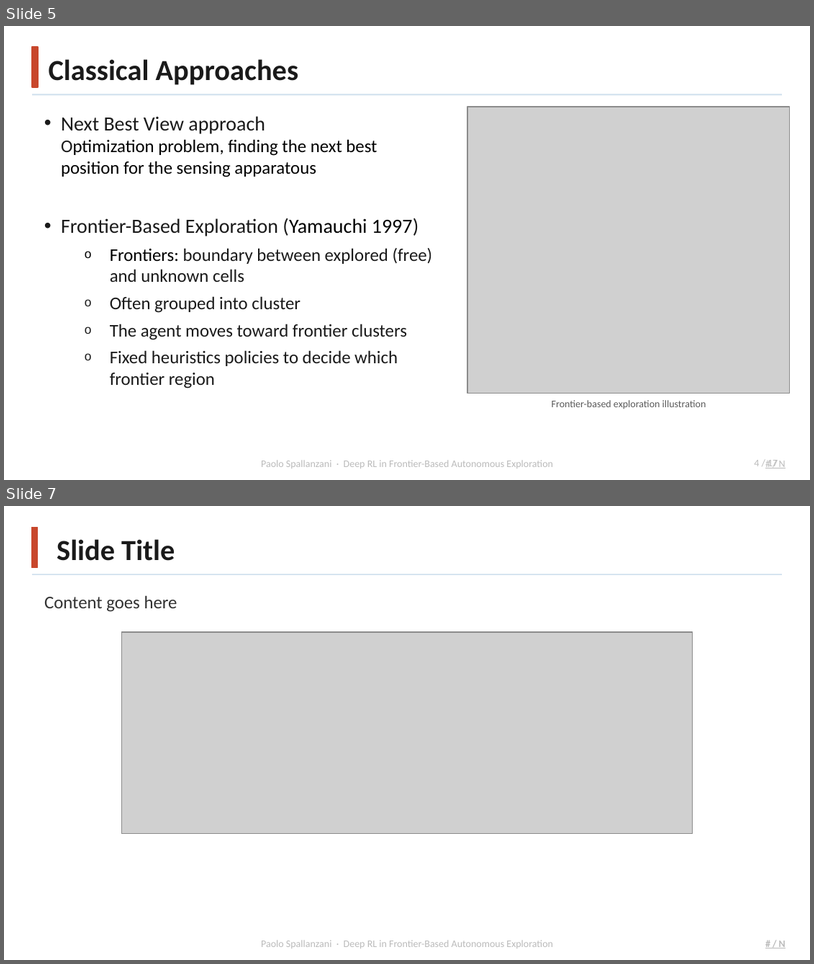
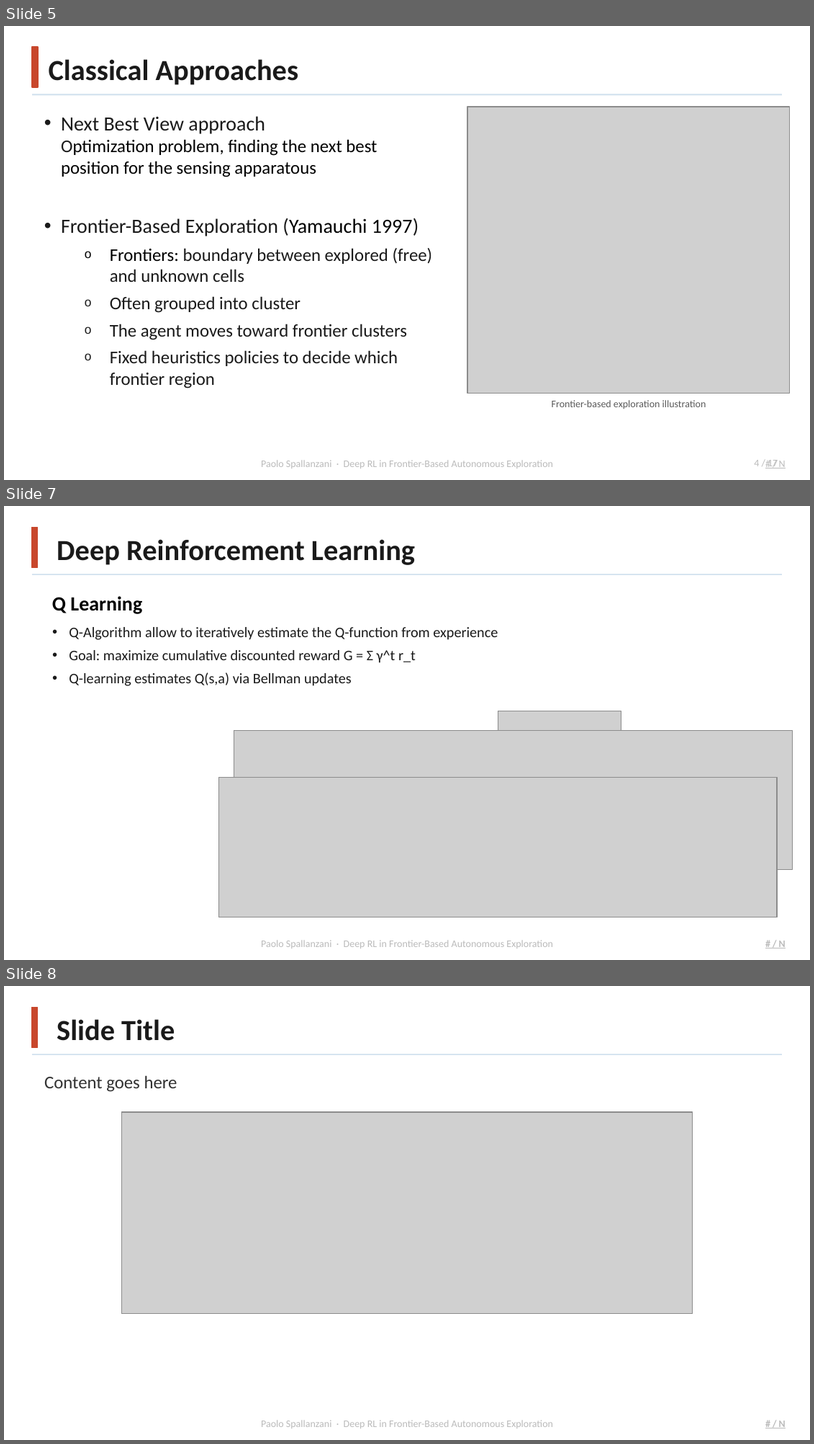
Before and after one commit to Paolo-Spall/presentazione_tesi_dae, a slide deck: presentation_1.pptx. Shown one above the other, each under a label of ours: slides 5 and 7 before the commit, slides 5, 7 and 8 after it; the slides between them are not shown. The pictures are 814x964 and 814x1444 pixels, drawn with LibreOffice and Linux fonts; fonts in the diff are those of the drawing; grey boxes stand for pictures; background and template pictures are left out. Boxes give left, top, right and bottom in pixels: in the first picture for what was removed or moved away, otherwise in the second. Text is boxed around its words. In the diff, an @@ line names an element or a change of style, - is before the commit and + after.

```diff
--- a/presentation_1.pptx
+++ b/presentation_1.pptx
@@ slide 7 added at bbox=[4, 506, 810, 960], background #FFFFFF; not listed: 5 template elements that a slide beside it also shows @@
@@ text added at bbox=[57, 539, 415, 565], 26 pt, text #1A1A1A, bold @@
+Deep Reinforcement Learning
@@ text added at bbox=[52, 596, 142, 614], 18 pt, text #000000, bold @@
+Q Learning
@@ text added at bbox=[69, 627, 498, 686], 13 pt, text #1A1A1A @@
+• Q-Algorithm allow to iteratively estimate the Q-function from experience
+• Goal: maximize cumulative discounted reward G = Σ γ^t r_t
+• Q-learning estimates Q(s,a) via Bellman updates
@@ picture added at bbox=[499, 710, 622, 741] @@
@@ picture added at bbox=[234, 730, 792, 870] @@
@@ picture added at bbox=[219, 777, 777, 916] @@
@@ what was slide 7 is now slide 8 @@
```
Also in this commit, not shown: 1 slide changed, 1 other file.
